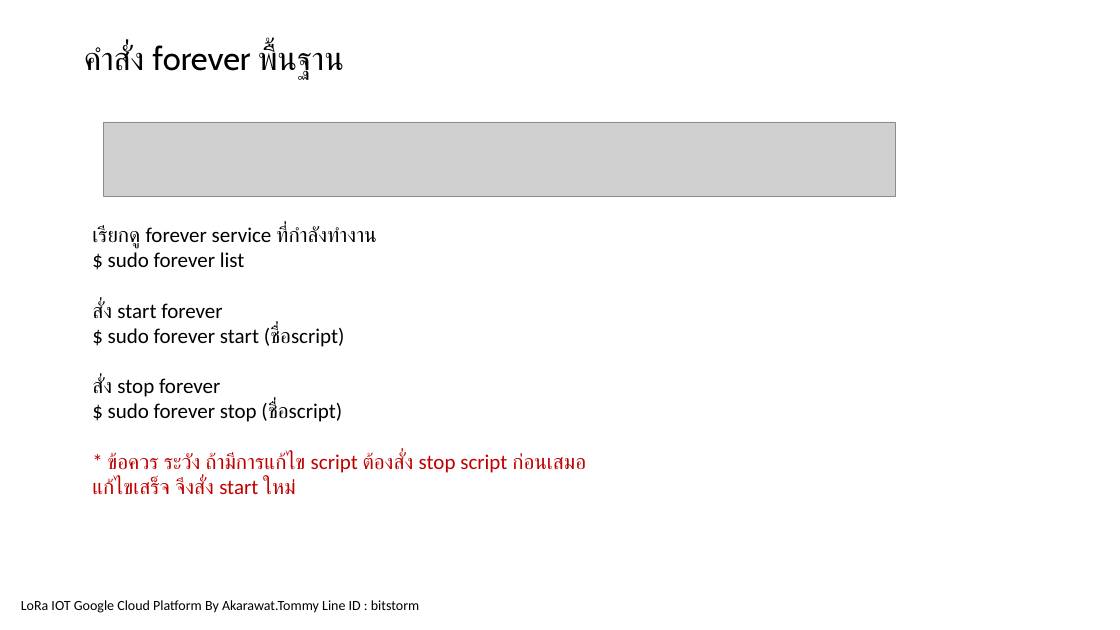
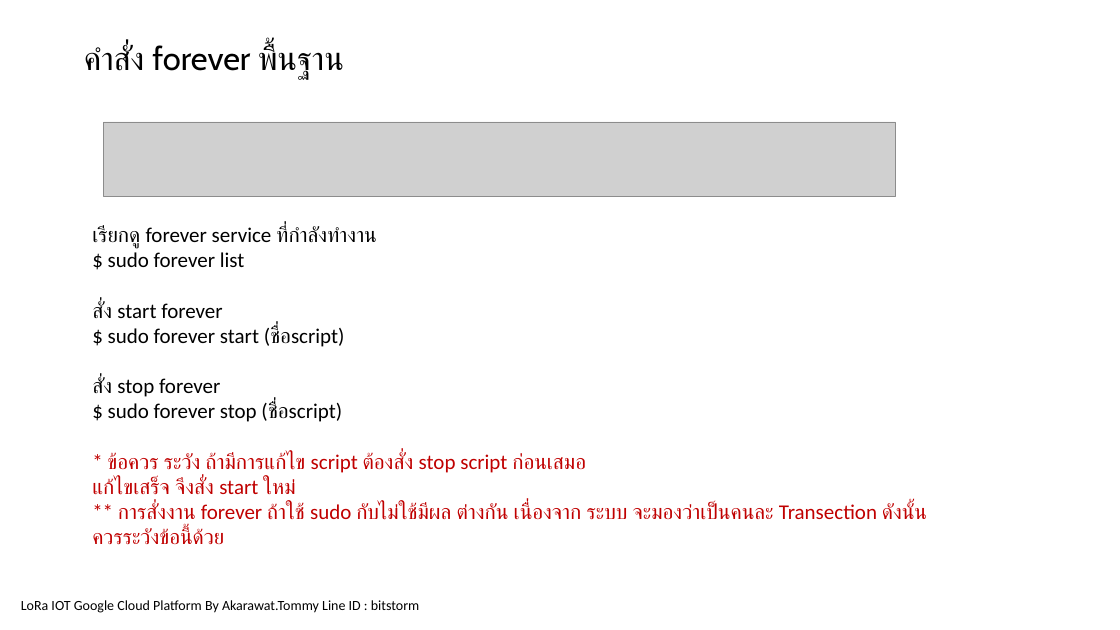
Before and after one commit to akarawat/GCPLoRaTraining, a slide deck: slide 26 of Documents/LoRaIOTGoogleCoudPlatform.pptx. Drawn at 1120x630 pixels with LibreOffice and Linux fonts; fonts in the diff are those of the drawing; grey boxes stand for pictures; background and template pictures are left out. Boxes give left, top, right and bottom in pixels: in the first picture for what was removed or moved away, otherwise in the second. Text is boxed around its words. In the diff, an @@ line names an element or a change of style, - is before the commit and + after.

```diff
--- a/Documents/LoRaIOTGoogleCoudPlatform.pptx
+++ b/Documents/LoRaIOTGoogleCoudPlatform.pptx
@@ text at (x1=92, y1=503, x2=927, y2=545): paragraph added @@
+** การสั่งงาน forever ถ้าใช้ sudo กับไม่ใช้มีผล ต่างกัน เนื่องจาก ระบบ จะมองว่าเป็นคนละ Transection ดังนั้นควรระวังข้อนี้ด้วย
```
Also in this commit, not shown: 2 slides added, 3 other files.
